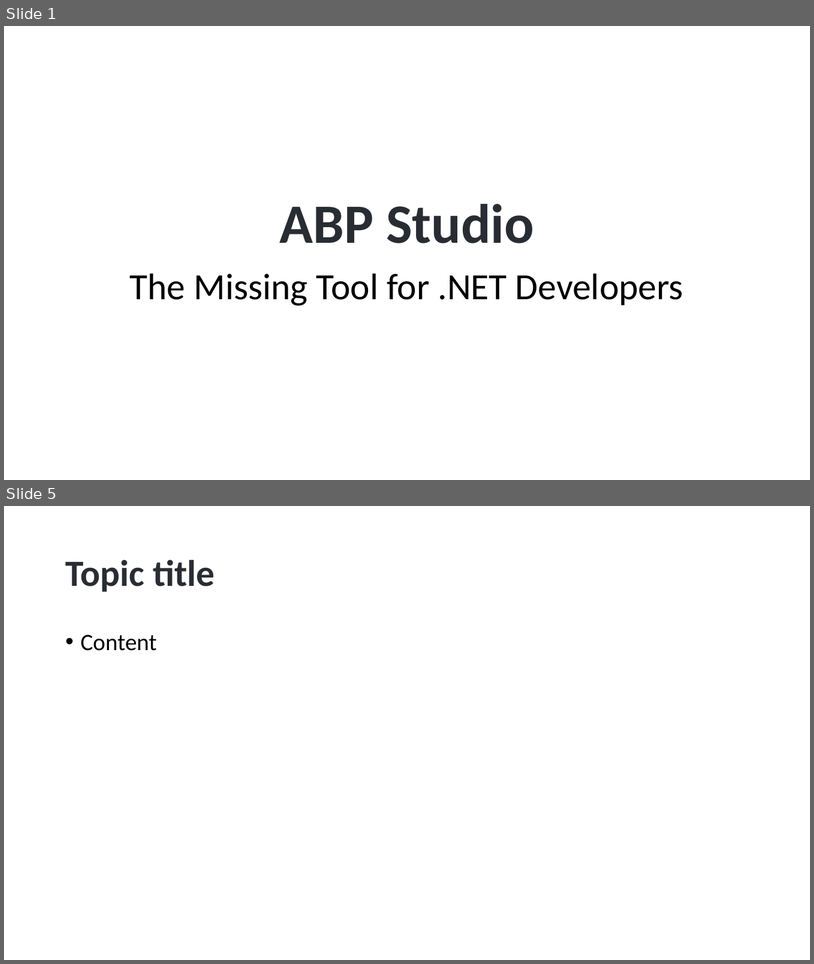
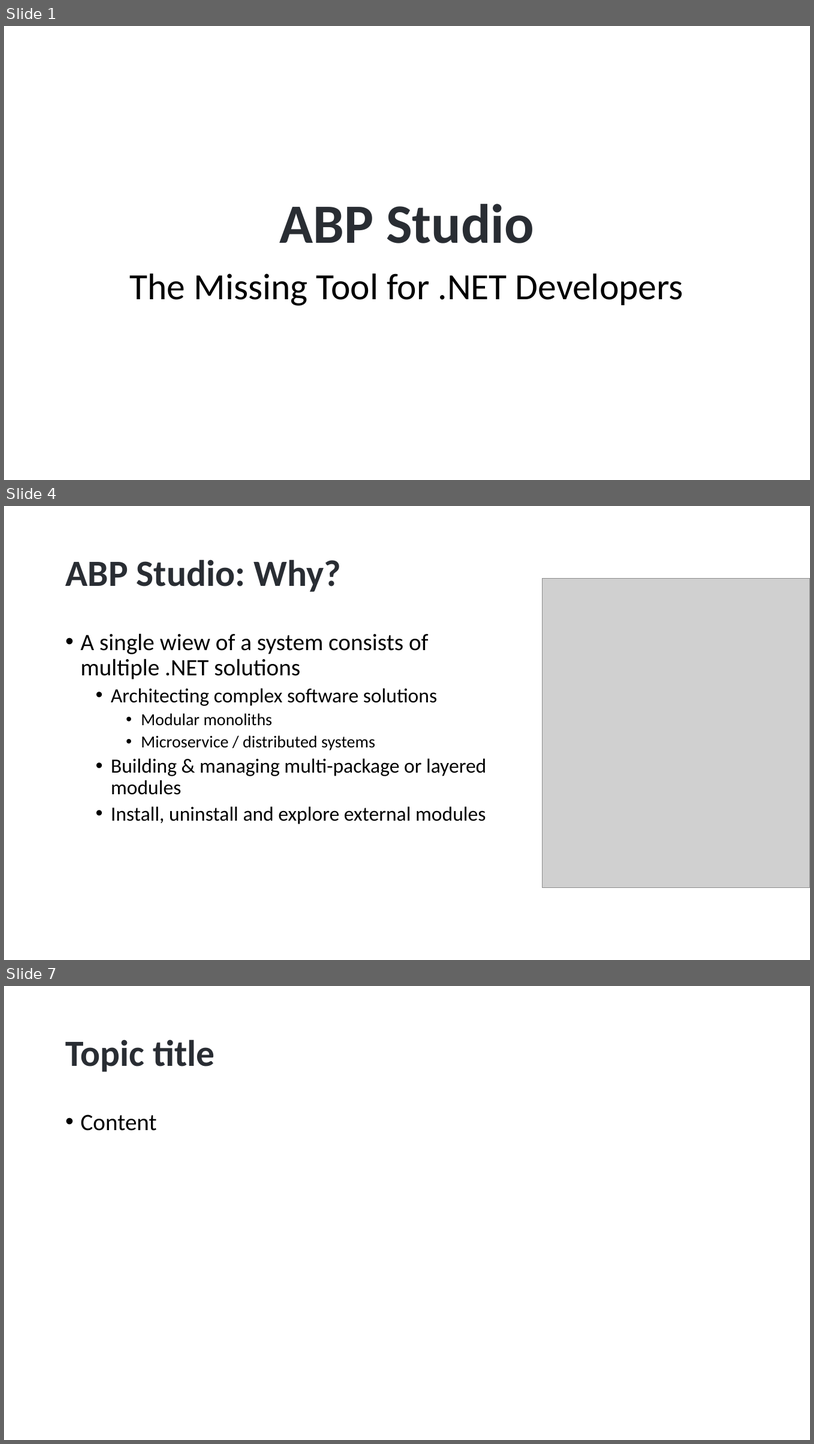
Before and after one commit to hikalkan/presentations, a slide deck: 2024-08-15 ABP Community Talks 2024.4/ABP Studio - The Missing Tool for Dotnet Developers.pptx. Shown one above the other, each under a label of ours: slides 1 and 5 before the commit, slides 1, 4 and 7 after it; the slides between them are not shown. The pictures are 814x964 and 814x1444 pixels, drawn with LibreOffice and Linux fonts; fonts in the diff are those of the drawing; grey boxes stand for pictures; background and template pictures are left out. Boxes give left, top, right and bottom in pixels: in the first picture for what was removed or moved away, otherwise in the second. Text is boxed around its words. In the diff, an @@ line names an element or a change of style, - is before the commit and + after.

```diff
--- a/2024-08-15 ABP Community Talks 2024.4/ABP Studio - The Missing Tool for Dotnet Developers.pptx
+++ b/2024-08-15 ABP Community Talks 2024.4/ABP Studio - The Missing Tool for Dotnet Developers.pptx
@@ slide 4 added at [4, 506, 810, 960], background picture (left out) @@
@@ title added at [65, 559, 341, 592], 44 pt, text #292D33, bold @@
+ABP Studio: Why?
@@ picture added at [542, 579, 810, 887] @@
@@ text added at [81, 633, 486, 824], 24 pt, text #000000 @@
+• A single wiew of a system consists of multiple .NET solutions
+  • Architecting complex software solutions
+    • Modular monoliths
+    • Microservice / distributed systems
+  • Building & managing multi-package or layered modules
+  • Install, uninstall and explore external modules
@@ what was slide 5 is now slide 7 @@
```
Also in this commit, not shown: 1 slide changed, 3 other slides added, 2 slides removed.
